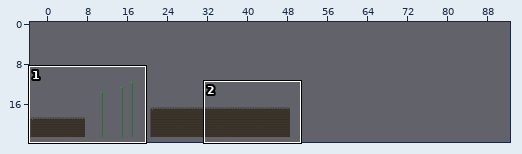
Tiled map, stored at assets/maps/seccion1-3.tmx. The picture above shows the old version from afar; the outline marks the close-up.
Close-up. Before the commit:
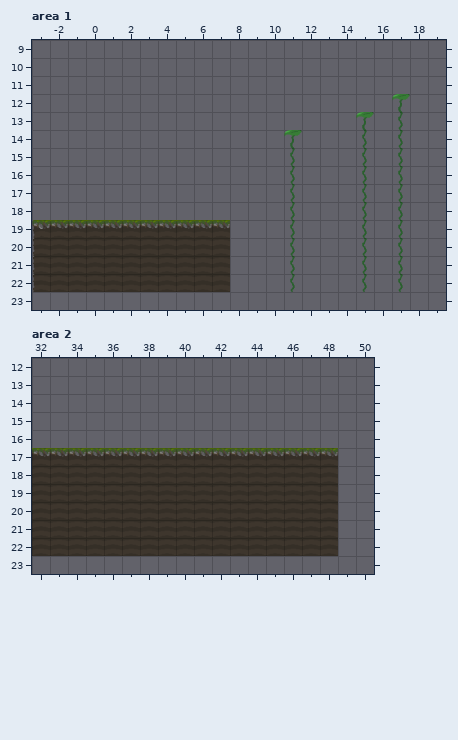
Cells are 64x64 px. Shown: area 1 x -3..19, y 9..23; area 2 x 32..50, y 12..23. The commit also changed other parts of the map, which this record leaves out. The old version is drawn lined up with the new one.
The same view after the edit:
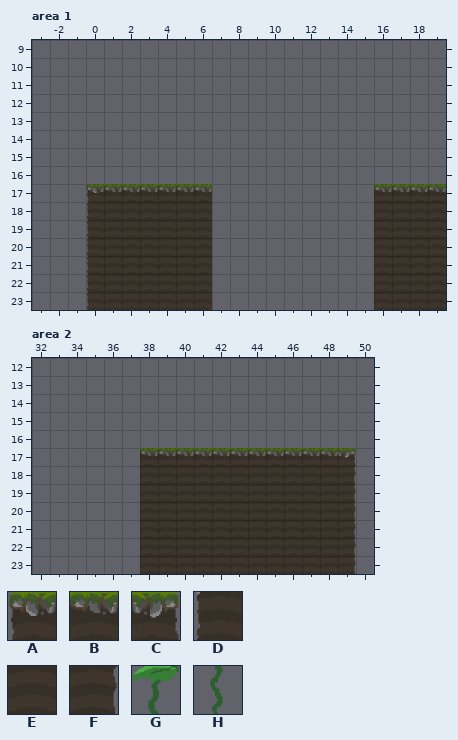
Key: from "forest": A 0, B 1, C 2, D 3, E 4, F 5, G 41, H 42.
_ is an empty cell.
What changed:
{"change": "map size 52x24 -> 93x24 cells (old content now starts at -3,-1; both pictures use the new coordinates)"}
{"where": "layer \"Suelo\", area 1"}
{"y":12,"x":17,"old":"G","new":"_"}
{"y":13,"x":15,"old":"G","new":"_"}
{"y":13,"x":17,"old":"H","new":"_"}
{"y":14,"x":11,"old":"G","new":"_"}
{"y":14,"x":15,"old":"H","new":"_"}
{"y":14,"x":17,"old":"H","new":"_"}
{"y":15,"x":11,"old":"H","new":"_"}
{"y":15,"x":15,"old":"H","new":"_"}
{"y":15,"x":17,"old":"H","new":"_"}
{"y":16,"x":11,"old":"H","new":"_"}
{"y":16,"x":15,"old":"H","new":"_"}
{"y":16,"x":17,"old":"H","new":"_"}
{"y":17,"x":0,"old":"_______","new":"ABBBBBB"}
{"y":17,"x":11,"old":"H","new":"_"}
{"y":17,"x":15,"old":"H_H__","new":"_BBBB"}
{"y":18,"x":0,"old":"_______","new":"DEEEEEE"}
{"y":18,"x":11,"old":"H","new":"_"}
{"y":18,"x":15,"old":"H_H__","new":"_EEEE"}
{"y":19,"x":-3,"old":"ABBBBBBBBBB","new":"___DEEEEEE_"}
{"y":19,"x":11,"old":"H","new":"_"}
{"y":19,"x":15,"old":"H_H__","new":"_EEEE"}
{"y":20,"x":-3,"old":"DEEE","new":"___D"}
{"y":20,"x":7,"old":"E","new":"_"}
{"y":20,"x":11,"old":"H","new":"_"}
{"y":20,"x":15,"old":"H_H__","new":"_EEEE"}
{"y":21,"x":-3,"old":"DEEE","new":"___D"}
{"y":21,"x":7,"old":"E","new":"_"}
{"y":21,"x":11,"old":"H","new":"_"}
{"y":21,"x":15,"old":"H_H__","new":"_EEEE"}
{"y":22,"x":-3,"old":"DEEE","new":"___D"}
{"y":22,"x":7,"old":"E","new":"_"}
{"y":22,"x":11,"old":"H","new":"_"}
{"y":22,"x":15,"old":"H_H__","new":"_EEEE"}
{"y":23,"x":0,"old":"_______","new":"DEEEEEE"}
{"y":23,"x":16,"old":"____","new":"EEEE"}
{"where": "layer \"Suelo\", area 2"}
{"y":17,"x":32,"old":"BBBBBB","new":"______"}
{"y":17,"x":49,"old":"_","new":"C"}
{"y":18,"x":32,"old":"EEEEEE","new":"______"}
{"y":18,"x":49,"old":"_","new":"F"}
{"y":19,"x":32,"old":"EEEEEE","new":"______"}
{"y":19,"x":49,"old":"_","new":"F"}
{"y":20,"x":32,"old":"EEEEEE","new":"______"}
{"y":20,"x":49,"old":"_","new":"F"}
{"y":21,"x":32,"old":"EEEEEE","new":"______"}
{"y":21,"x":49,"old":"_","new":"F"}
{"y":22,"x":32,"old":"EEEEEE","new":"______"}
{"y":22,"x":49,"old":"_","new":"F"}
{"y":23,"x":38,"old":"____________","new":"EEEEEEEEEEEF"}
{"label":"changed","picture_box":[356,94,446,310]}
{"label":"removed","picture_box":[284,130,302,292]}
{"label":"changed","picture_box":[32,184,230,310]}
{"label":"changed","picture_box":[32,448,356,574]}
